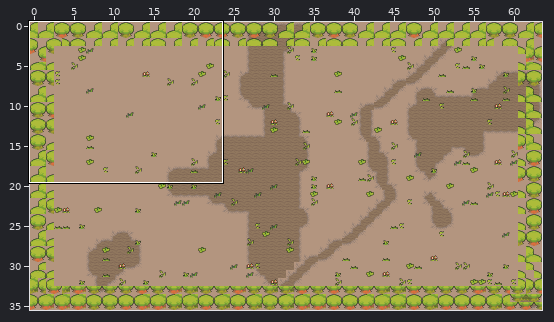
An edit to a level. Tiled map, game/assets/resources/data/levels/chapter-3/room-7.tmx. Above, an overview of the earlier version with the close-up marked.
Close-up. Old version:
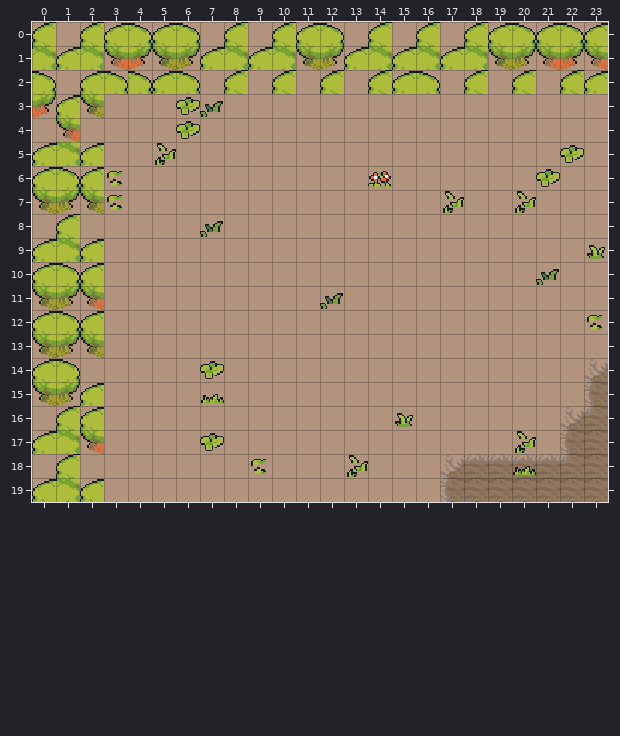
Cells are 16x16 px. Shown: x 0..23, y 0..19. The commit also changed other parts of the map, which this record leaves out.
And afterwards:
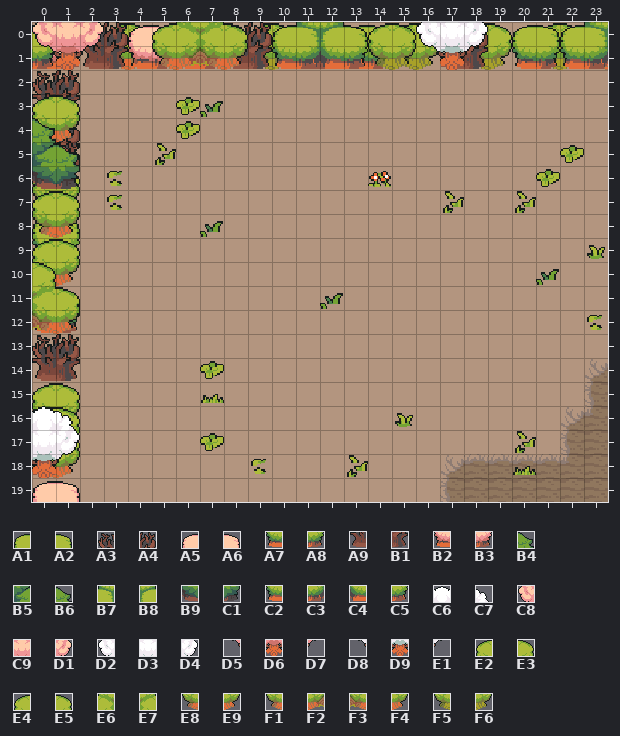
Key: from "nature": A1 0, A2 1, A3 4, A4 5, A5 14, A6 15, A7 24, A8 25, A9 28, B1 29, B2 38, B3 39, B4 50, B5 74, B6 75, B7 77, B8 78, B9 98, C1 99, C2 100, C3 101, C4 102, C5 103, C6 439, C7 440, C8 456, C9 457, D1 458, D2 462, D3 463, D4 464, D5 480, D6 481, D7 482, D8 486, D9 487, E1 488; from "village": E2 121, E3 122, E4 124, E5 125, E6 141, E7 142, E8 144, E9 145, F1 160, F2 161, F3 162, F4 163, F5 204, F6 205.
__ is an empty cell, ## one hidden under a higher layer.
Tiles of an added or newly shown layer are drawn over the layers below it.
What changed:
{"where": "layer \"border-back\""}
{"y":0,"x":0,"old":"E2","new":"A5"}
{"y":0,"x":2,"old":"E2","new":"__"}
{"y":0,"x":5,"old":"E4 E5","new":"__ ##"}
{"y":0,"x":8,"old":"E2 __ E2 E4 E5 __ E2 __ E2","new":"__ E4 E5 ## ## A1 A2 E4 E5"}
{"y":0,"x":18,"old":"E2 E4 E5","new":"E4 E5 __"}
{"y":0,"x":23,"old":"E4","new":"__"}
{"y":1,"x":0,"old":"E6 E4 E6","new":"B2 B3 __"}
{"y":1,"x":5,"old":"F5 F6 E4 E6 E4 E6 F5 F6 E4 E6 E4 E6 E4 E6 F5 F6 E8 E9 E8","new":"__ A7 A8 __ F5 F6 A9 B1 A7 A8 F5 F6 __ F5 F6 __ F5 F6 __"}
{"y":2,"x":0,"old":"E5 __ E4 E5 E5 E4 E5","new":"A3 A4 __ __ __ __ __"}
{"y":2,"x":8,"old":"E2","new":"__"}
{"y":2,"x":10,"old":"E2","new":"__"}
{"y":2,"x":12,"old":"E2","new":"__"}
{"y":2,"x":14,"old":"E2 E4 E5","new":"__ __ __"}
{"y":2,"x":18,"old":"E2","new":"__"}
{"y":2,"x":20,"old":"E2","new":"__"}
{"y":2,"x":22,"old":"E2 E4","new":"__ __"}
{"y":3,"x":0,"old":"E9 E4 F5","new":"A9 B1 __"}
{"y":4,"x":0,"old":"__ F1","new":"A3 A4"}
{"y":5,"x":0,"old":"E4 E6 E4","new":"## B1 __"}
{"y":6,"x":2,"old":"E4","new":"__"}
{"y":7,"x":2,"old":"F5","new":"__"}
{"y":8,"x":0,"old":"__ E2","new":"A1 A2"}
{"y":9,"x":0,"old":"E4 E6 E4","new":"A7 A8 __"}
{"y":10,"x":0,"old":"E4 E5 E4","new":"__ __ __"}
{"y":11,"x":0,"old":"F5 F6 E8","new":"## A2 __"}
{"y":12,"x":0,"old":"E4 E5 E4","new":"A7 A8 __"}
{"y":13,"x":0,"old":"F5 F6 F5","new":"A3 A4 __"}
{"y":14,"x":0,"old":"E4 E5","new":"A9 B1"}
{"y":15,"x":0,"old":"F5 F6 E4","new":"E4 E5 __"}
{"y":16,"x":0,"old":"__ E2 E4","new":"F5 F6 __"}
{"y":17,"x":1,"old":"E6 E8","new":"E5 __"}
{"y":18,"x":0,"old":"__ E2","new":"E8 E9"}
{"y":19,"x":0,"old":"E4 E6 E4","new":"__ __ __"}
{"where": "layer \"border-mid\" (added)"}
{"y":0,"x":0,"old":"__","new":"A2"}
{"y":0,"x":2,"old":"__ __ __ __","new":"A3 A4 A5 A6"}
{"y":0,"x":8,"old":"__ __ __","new":"A3 A4 A1"}
{"y":0,"x":13,"old":"__ __ __","new":"A6 E4 E5"}
{"y":0,"x":18,"old":"__","new":"A4"}
{"y":0,"x":20,"old":"__ __","new":"A1 A2"}
{"y":1,"x":0,"old":"__","new":"A8"}
{"y":1,"x":2,"old":"__ __ __ __ __ __ __ __ __ __ __ __ __ __","new":"A9 B1 B2 B3 B2 B3 A9 B1 A7 A8 B2 B3 F5 F6"}
{"y":1,"x":17,"old":"__ __","new":"A9 B1"}
{"y":1,"x":20,"old":"__ __","new":"A7 A8"}
{"y":1,"x":23,"old":"__","new":"E8"}
{"y":3,"x":0,"old":"__ __","new":"E4 E5"}
{"y":4,"x":0,"old":"__ __","new":"E8 E9"}
{"y":5,"x":1,"old":"__","new":"A4"}
{"y":6,"x":0,"old":"__ __","new":"A9 B1"}
{"y":7,"x":0,"old":"__ __","new":"E4 E5"}
{"y":8,"x":0,"old":"__ __","new":"E8 E9"}
{"y":9,"x":0,"old":"__ __","new":"E4 E5"}
{"y":10,"x":0,"old":"__ __","new":"E8 E9"}
{"y":11,"x":1,"old":"__","new":"E5"}
{"y":12,"x":0,"old":"__ __","new":"F5 F6"}
{"y":13,"x":0,"old":"__ __","new":"A3 A4"}
{"y":14,"x":0,"old":"__ __","new":"A9 B1"}
{"y":16,"x":0,"old":"__ __","new":"E4 E5"}
{"y":17,"x":1,"old":"__","new":"F6"}
{"y":19,"x":0,"old":"__ __","new":"A5 A6"}
{"where": "layer \"border-front\" (added)"}
{"y":0,"x":0,"old":"__ __ __","new":"C8 C9 D1"}
{"y":0,"x":5,"old":"__ __ __ __","new":"E4 E6 E7 E5"}
{"y":0,"x":10,"old":"__ __ __ __","new":"A1 B7 B8 A2"}
{"y":0,"x":16,"old":"__ __ __","new":"D2 D3 D4"}
{"y":0,"x":22,"old":"__ __","new":"A1 B7"}
{"y":1,"x":0,"old":"__ __ __","new":"D5 D6 D7"}
{"y":1,"x":5,"old":"__ __ __ __","new":"F1 F2 F3 F4"}
{"y":1,"x":10,"old":"__ __ __ __","new":"C2 C3 C4 C5"}
{"y":1,"x":16,"old":"__ __ __","new":"D8 D9 E1"}
{"y":1,"x":22,"old":"__ __","new":"C2 C3"}
{"y":4,"x":0,"old":"__","new":"B4"}
{"y":5,"x":0,"old":"__ __","new":"B5 B6"}
{"y":6,"x":0,"old":"__ __","new":"B9 C1"}
{"y":10,"x":0,"old":"__","new":"E3"}
{"y":11,"x":0,"old":"__ __","new":"E7 E5"}
{"y":12,"x":0,"old":"__ __","new":"F3 F4"}
{"y":16,"x":0,"old":"__ __","new":"C6 C7"}
{"y":17,"x":0,"old":"__ __","new":"D3 D4"}
{"y":18,"x":0,"old":"__ __","new":"D9 E1"}
{"label":"changed","picture_box":[32,22,608,502]}
